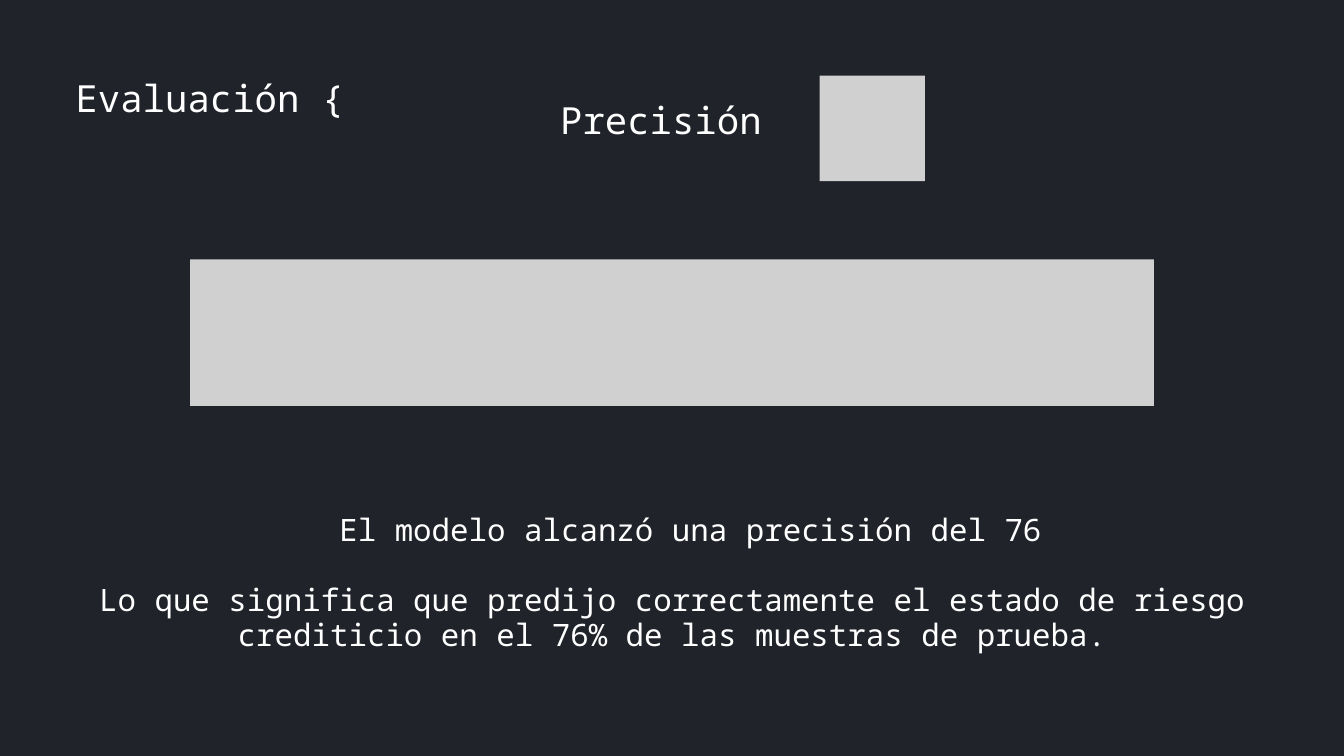
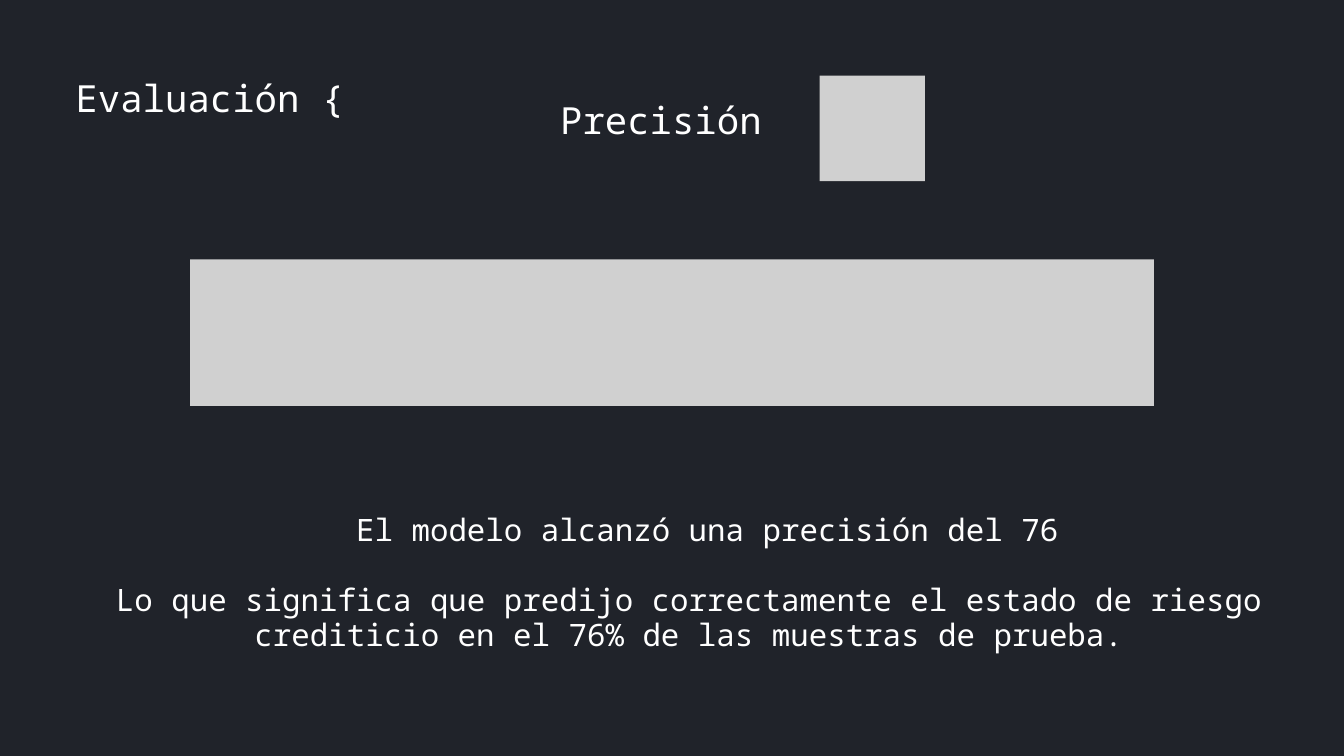
Before and after one commit to Chelqq/Credit-risk-classifier, a slide deck: slide 17 of Credit risk pptx.pptx. Drawn at 1344x756 pixels with LibreOffice and Linux fonts; fonts in the diff are those of the drawing; grey boxes stand for pictures. Boxes give left, top, right and bottom in pixels: in the first picture for what was removed or moved away, otherwise in the second. Text is boxed around its words. In the diff, an @@ line names an element or a change of style, - is before the commit and + after.

```diff
--- a/Credit risk pptx.pptx
+++ b/Credit risk pptx.pptx
@@ text "El modelo alcanzó una precisión ..." at [116, 517, 1262, 654]: list level 1 to 2 in "El modelo alcanzó una precisión ..."; list level 1 to 2 in "Lo que significa que predijo ..." @@
```
Also in this commit, not shown: 2 other files.
